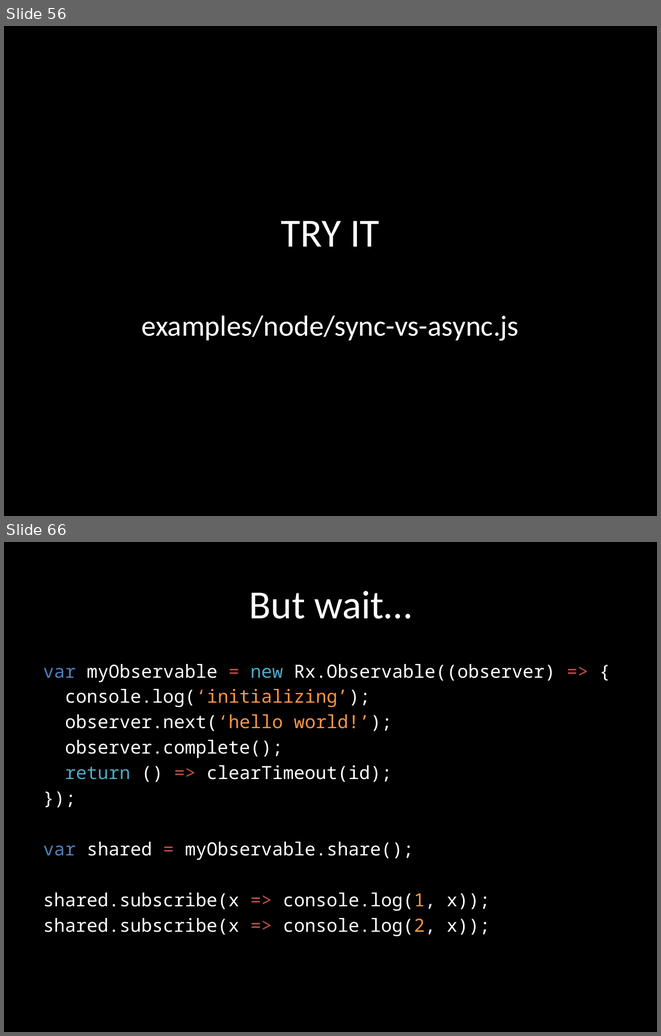
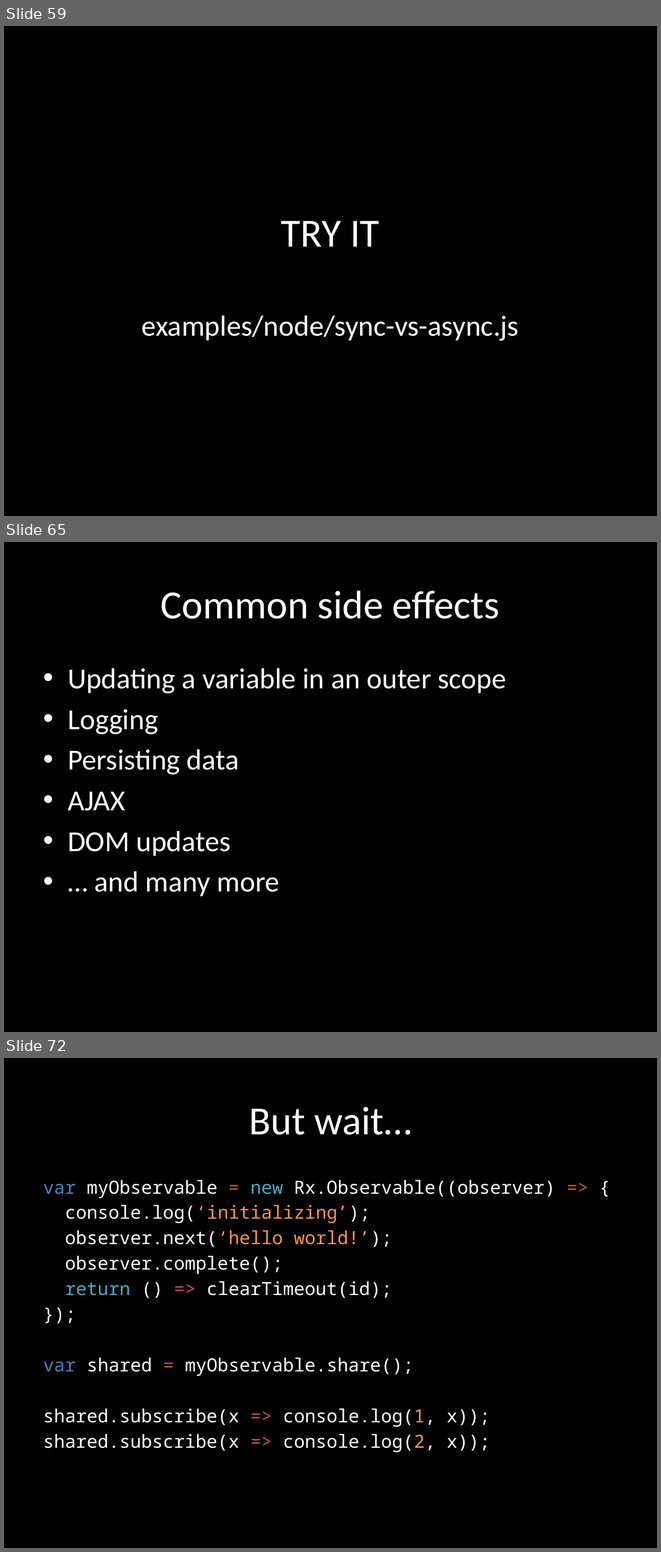
Before and after one commit to benlesh/rxjs-workshop-angular, a slide deck: rxjs-workshop.pptx. Shown one above the other, each under a label of ours: slides 56 and 66 before the commit, slides 59, 65 and 72 after it; the slides between them are not shown. The pictures are 661x1036 and 661x1552 pixels, drawn with LibreOffice and Linux fonts; fonts in the diff are those of the drawing. Boxes give left, top, right and bottom in pixels: in the first picture for what was removed or moved away, otherwise in the second. Text is boxed around its words. In the diff, an @@ line names an element or a change of style, - is before the commit and + after.

```diff
--- a/rxjs-workshop.pptx
+++ b/rxjs-workshop.pptx
@@ slide 65 added at (4, 542, 657, 1032), background #000000 @@
@@ title added at (161, 590, 500, 619), 44 pt, text #FFFFFF @@
+Common side effects
@@ text added at (68, 668, 506, 896), 32 pt, text #FFFFFF @@
+• Updating a variable in an outer scope
+• Logging
+• Persisting data
+• AJAX
+• DOM updates
+• … and many more
@@ what was slide 56 is now slide 59 @@
@@ what was slide 66 is now slide 72 @@
```
Also in this commit, not shown: 3 slides changed, 8 other slides added, 3 slides removed, 5 other files.
